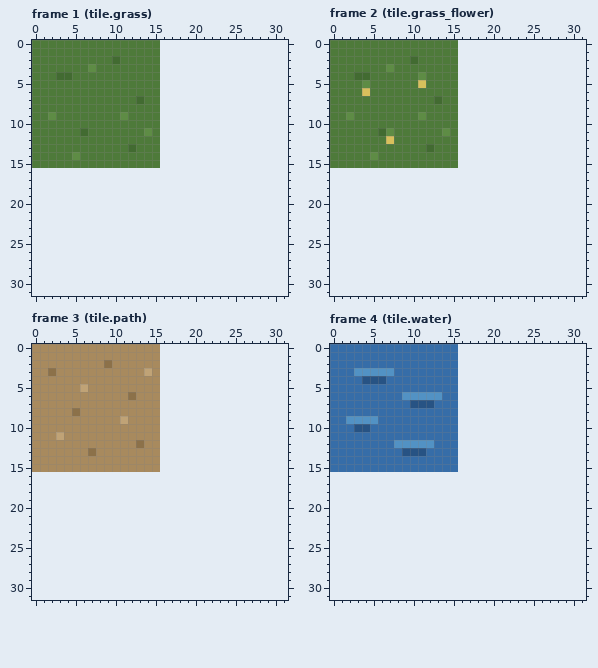
File history of a pixel-art file, build/aseprite/tiles.aseprite. This is how it looked before the edit.
16x16 pixels, 5 frames. Shown: frame 1 (tile.grass), frame 2 (tile.grass_flower), frame 3 (tile.path), frame 4 (tile.water). The old version is drawn lined up with the new one, on the new canvas. The commit also changed other frames, which this record leaves out.
The same view after the edit:
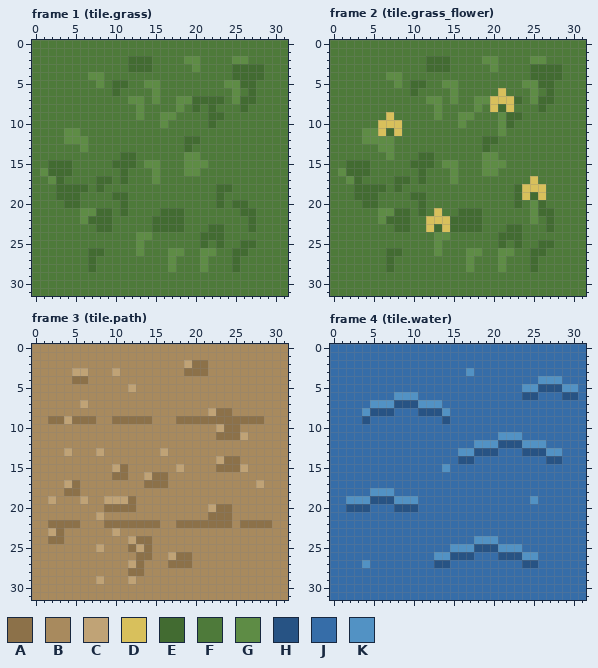
Palette (. is transparent): A #8c7149  B #a88a5e  C #c0a376  D #d8c05c  E #426b31  F #4e7a3a  G #5e8c45  H #275384  J #366da8  K #5292c4
What changed:
canvas 16x16 -> 32x32
Changed rows in their new state; - is an unchanged pixel.
Frame 1 (tile.grass):
first column x 0:
 0 ----------------FFFFFFFFFFFFFFFF
 1 ----------------FFFFFFFFFFFFFFFF
 2 ----------F-EEE-FFFGGFFFFGGFFFFF
 3 -------F----EEE-FFFFGFFFFEEEEFFF
 4 ---FF--GG-------FFFFFFFFFEEEEFFF
 5 --------G-EE--GGFFFFFFFFGGEEFFFF
 6 ----------E----GFFFFFFFFFGFEFFFF
 7 ------------GG-GFFGGEEEEFGEEFFFF
 8 -------------G--FFGFEFEFFFEFFFFF
 9 --F--------F-G--GGFFFFEEFFFFFFFF
10 ----------------GFFFFFEFFFFFFFFF
11 ----GGF-------F-FFFFFFFFFFFFFFFF
12 ----GGG---------FFFEEFFFFFFFFFFF
13 ------G-----F---FFFEFFFFFFFFFFFF
14 -----F-----EE---FFFGGFFFFFFFFFFF
15 --EEE-----EEE-GGFFFGGGFFFFFFFFFF
16 FGEEEFFFFFFEFFFGFFFGGFFFFFFFFFFF
17 FFGEFFFFEEFEFFFGFFFFFFFFFFFFFFFF
18 FFFEEEEFEFFFFFFFFFFFFFFEEFFFFFFF
19 FFFEEEFFFFEEFFFFFFFFFFFEFFFFFFFF
20 FFFFEEFFFFFEFFFFFFFFFFFEFEEFFFFF
21 FFFFFFGGEEFEFFFFEEEFFFFFFFEEFFFF
22 FFFFFFGEEEFFFFFEEEEFFFFFFFFEFFFF
23 FFFFFFFFEEFFFFFEEEEFFFEEFFFEFFFF
24 FFFFFFFFFFFFFGGFFFFFFEEEFFFFFFFF
25 FFFFFFFFFFFFFGFFFFFFFEFEFFEEFFFF
26 FFFFFFFEEFFFFGFFFGGFFGGFFEEFFFFF
27 FFFFFFFEFFFFFFFFFGFFFGFFFEFFFFFF
28 FFFFFFFEFFFFFFFFFGFFFGFFFEFFFFFF
29 FFFFFFFFFFFFFFFFFFFFFFFFFFFFFFFF
30 FFFFFFFFFFFFFFFFFFFFFFFFFFFFFFFF
31 FFFFFFFFFFFFFFFFFFFFFFFFFFFFFFFF
Frame 2 (tile.grass_flower):
first column x 0:
 0 ----------------FFFFFFFFFFFFFFFF
 1 ----------------FFFFFFFFFFFFFFFF
 2 ----------F-EEE-FFFGGFFFFGGFFFFF
 3 -------F----EEE-FFFFGFFFFEEEEFFF
 4 ---FF--GG--F----FFFFFFFFFEEEEFFF
 5 ----F---G-EE--GGFFFFFFFFGGEEFFFF
 6 ----F-----E----GFFFFFDFFFGFEFFFF
 7 ------------GG-GFFGGDDDEFGEEFFFF
 8 -------------G--FFGFDEDFFFEFFFFF
 9 --F----D---F-G--GGFFFGEEFFFFFFFF
10 ------DDD-------GFFFFGEFFFFFFFFF
11 ----GGDED-----F-FFFFFGFFFFFFFFFF
12 ----GGGG--------FFFEEFFFFFFFFFFF
13 ------GG----F---FFFEFFFFFFFFFFFF
14 -----F-G---EE---FFFGGFFFFFFFFFFF
15 --EEE-----EEE-GGFFFGGGFFFFFFFFFF
16 FGEEEFFFFFFEFFFGFFFGGFFFFFFFFFFF
17 FFGEFFFFEEFEFFFGFFFFFFFFFDFFFFFF
18 FFFEEEEFEFFFFFFFFFFFFFFEDDDFFFFF
19 FFFEEEFFFFEEFFFFFFFFFFFEDEDFFFFF
20 FFFFEEFFFFFEFFFFFFFFFFFEFGEFFFFF
21 FFFFFFGGEEFEFDFFEEEFFFFFFGEEFFFF
22 FFFFFFGEEEFFDDDEEEEFFFFFFGFEFFFF
23 FFFFFFFFEEFFDEDEEEEFFFEEFFFEFFFF
24 FFFFFFFFFFFFFGGFFFFFFEEEFFFFFFFF
25 FFFFFFFFFFFFFGFFFFFFFEFEFFEEFFFF
26 FFFFFFFEEFFFFGFFFGGFFGGFFEEFFFFF
27 FFFFFFFEFFFFFFFFFGFFFGFFFEFFFFFF
28 FFFFFFFEFFFFFFFFFGFFFGFFFEFFFFFF
29 FFFFFFFFFFFFFFFFFFFFFFFFFFFFFFFF
30 FFFFFFFFFFFFFFFFFFFFFFFFFFFFFFFF
31 FFFFFFFFFFFFFFFFFFFFFFFFFFFFFFFF
Frame 3 (tile.path):
first column x 0:
 0 ----------------BBBBBBBBBBBBBBBB
 1 ----------------BBBBBBBBBBBBBBBB
 2 ---------B------BBBCAABBBBBBBBBB
 3 --B--CC---C---B-BBBAAABBBBBBBBBB
 4 -----AA---------BBBBBBBBBBBBBBBB
 5 ------B-----C---BBBBBBBBBBBBBBBB
 6 ------------B---BBBBBBBBBBBBBBBB
 7 ------C---------BBBBBBBBBBBBBBBB
 8 -----B----------BBBBBBCAABBBBBBB
 9 --AACAAA--AAAAA-BBAAAAAAAAAAABBB
10 ----------------BBBBBBBCAABBBBBB
11 ---B------------BBBBBBBAAACBBBBB
12 -------------B--BBBBBBBBBBBBBBBB
13 ----C--BC-------CBBBBBBBBBBBBBBB
14 ----------------BBBBBBBCAABBBBBB
15 ----------CA----BBCBBBBAAACBBBBB
16 BBBBBBBBBBAABBCAABBBBBBBBBBBBBBB
17 BBBBCABBBBBBBBAAABBBBBBBBBBBCBBB
18 BBBBAABBBBBBBBBBBBBBBBBBBBBBBBBB
19 BBCBBBCBBCCCABBBBBBBBBBBBBBBBBBB
20 BBBBBBBBBAAAABBBBBBBBBCAABBBBBBB
21 BBBBBBBBCBBBBBBBBBBBBBAAABBBBBBB
22 BBAAAABBBAAAAAAABBAAAAAAABAAAABB
23 BBCABBBBBBCBBBBBBBBBBBBBBBBBBBBB
24 BBAABBBBBBBBCAABBBBBBBBBBBBBBBBB
25 BBBBBBBBCBBBACABBBBBBBBBBBBBBBBB
26 BBBBBBBBBBBBBAABBCAABBBBBBBBBBBB
27 BBBBBBBBBBBBCABBBAAABBBBBBBBBBBB
28 BBBBBBBBBBBBAABBBBBBBBBBBBBBBBBB
29 BBBBBBBBCBBBCBBBBBBBBBBBBBBBBBBB
30 BBBBBBBBBBBBBBBBBBBBBBBBBBBBBBBB
31 BBBBBBBBBBBBBBBBBBBBBBBBBBBBBBBB
Frame 4 (tile.water):
first column x 0:
 0 ----------------JJJJJJJJJJJJJJJJ
 1 ----------------JJJJJJJJJJJJJJJJ
 2 ----------------JJJJJJJJJJJJJJJJ
 3 ---JJJJJ--------JKJJJJJJJJJJJJJJ
 4 ----JJJ---------JJJJJJJJJJKKKJJJ
 5 ----------------JJJJJJJJKKHHHKKJ
 6 --------K--JJJ--JJJJJJJJHHJJJHHJ
 7 -----KKKHH-KKK--JJJJJJJJJJJJJJJJ
 8 ----KHHH---HHHK-JJJJJJJJJJJJJJJJ
 9 --JJHJ--------H-JJJJJJJJJJJJJJJJ
10 ---JJ-----------JJJJJJJJJJJJJJJJ
11 ----------------JJJJJKKKJJJJJJJJ
12 --------JJJJJ---JJKKKHHHKKKJJJJJ
13 ---------JJJ----KKHHHJJJHHHKKJJJ
14 ----------------HHJJJJJJJJJHHJJJ
15 --------------K-JJJJJJJJJJJJJJJJ
16 JJJJJJJJJJJJJJJJJJJJJJJJJJJJJJJJ
17 JJJJJJJJJJJJJJJJJJJJJJJJJJJJJJJJ
18 JJJJJKKKJJJJJJJJJJJJJJJJJJJJJJJJ
19 JJKKKHHHKKKJJJJJJJJJJJJJJKJJJJJJ
20 JJHHHJJJHHHJJJJJJJJJJJJJJJJJJJJJ
21 JJJJJJJJJJJJJJJJJJJJJJJJJJJJJJJJ
22 JJJJJJJJJJJJJJJJJJJJJJJJJJJJJJJJ
23 JJJJJJJJJJJJJJJJJJJJJJJJJJJJJJJJ
24 JJJJJJJJJJJJJJJJJJKKKJJJJJJJJJJJ
25 JJJJJJJJJJJJJJJKKKHHHKKKJJJJJJJJ
26 JJJJJJJJJJJJJKKHHHJJJHHHKKJJJJJJ
27 JJJJKJJJJJJJJHHJJJJJJJJJHHJJJJJJ
28 JJJJJJJJJJJJJJJJJJJJJJJJJJJJJJJJ
29 JJJJJJJJJJJJJJJJJJJJJJJJJJJJJJJJ
30 JJJJJJJJJJJJJJJJJJJJJJJJJJJJJJJJ
31 JJJJJJJJJJJJJJJJJJJJJJJJJJJJJJJJ
Changed places in both pictures, as pixel boxes (x1, y1, x2, y2):
changed: (32, 40, 288, 296)
changed: (330, 40, 586, 296)
changed: (32, 344, 288, 600)
changed: (330, 344, 586, 600)
